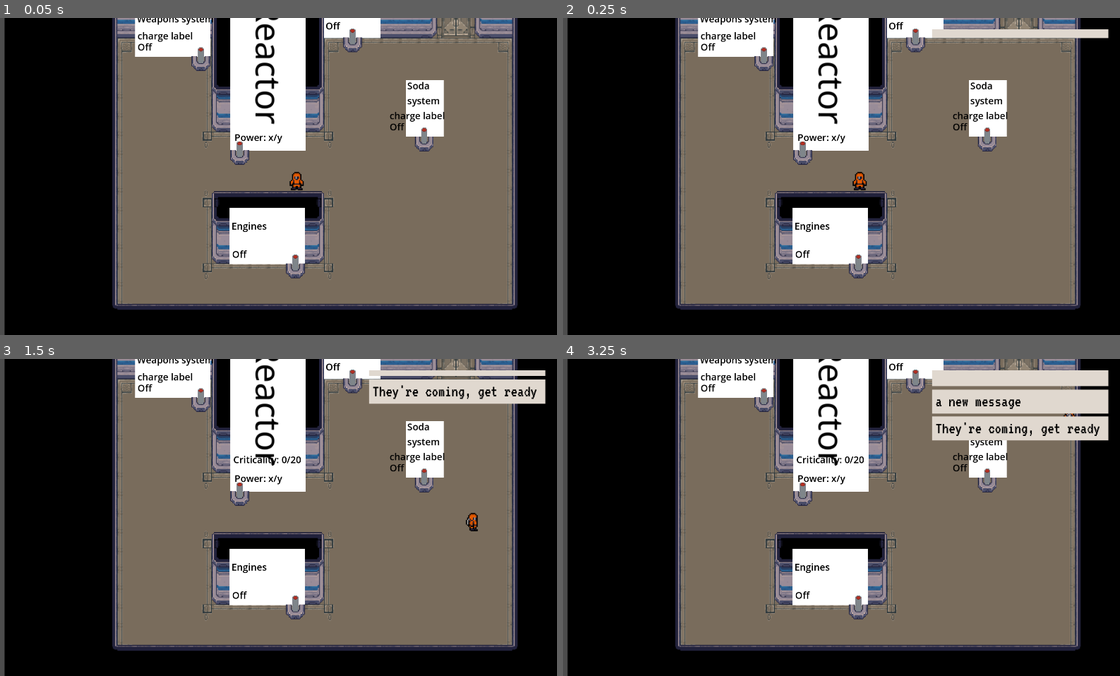
Above: before the commit, frames 1-4 (two rows, left to right).
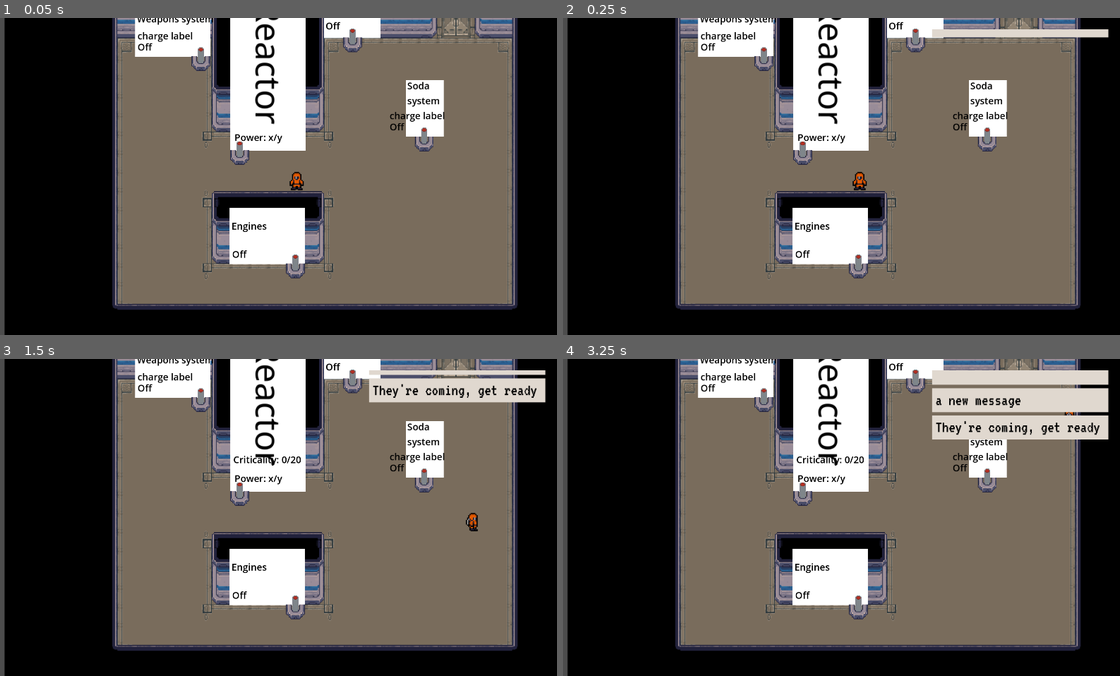
Above: after the commit, the same moments.

Repository: RichTeaMan/not-on-my-watch
Game: Godot game, scene res://scenes/engineering-room.tscn
Same seed, same stepped clock (60 frames per second), same inputs: the game is played once before the commit and once after it.
Inputs:
- Up to frame 1 (0.05 s): no input
- Up to frame 2 (0.25 s): no input
- Up to frame 3 (1.5 s): hold D (right) 0.53-1.28 s; tap E (action) at 0.6, 1.35 s; hold Page Down (ui_page_down) from 1.28 s (still down)
- Up to frame 4 (3.25 s): release Page Down (ui_page_down) at 2.03 s; hold D (right) 2.03-2.78 s; tap E (action) at 2.1, 2.85 s; tap Enter at 2.75 s; hold W (up) from 2.78 s (still down)

Frame 1 is identical in both runs. In frame 2, 0.1% of the frame differs, in the area x 66-98%, y 6-7%; in frame 3, 0.9%; in frame 4, 1.5%, in the area x 66-98%, y 8-26%.

Commit message:
Messages now queue so only one appears at a time.

Diff:
--- a/singletons/ui.gd
+++ b/singletons/ui.gd
@@ -8,11 +8,28 @@
 var off_screen_tween_interval = 0.6
 var comm_message_expire_time_seconds = 5.0
 
+var message_queue: Array[String] = []
+
 func _ready() -> void:
     %game_over.visible = false
     Global.on_game_over.connect(_on_game_over)
 
+func _process(_delta: float):
+    if message_queue.size() > 0 && comm_messages_ready():
+        _add_comm_message(message_queue.pop_front())
+
 func add_comm_message(message: String) -> void:
+    message_queue.push_back(message)
+
+func comm_messages_ready() -> bool:
+    var add_comm = true
+    for m: CommsMessage in commMessages.get_children():
+        if m.is_growing:
+            add_comm = false
+            break
+    return add_comm
+
+func _add_comm_message(message: String) -> void:
     Log.info("Msg: %s" % message)
     var commsMessage: CommsMessage = commMessageScene.instantiate()
     commMessages.add_child(commsMessage)
--- a/ui/comms-message/comms_message.gd
+++ b/ui/comms-message/comms_message.gd
@@ -5,6 +5,7 @@
 @onready var label: Label = %"message-label"
 @onready var margin: MarginContainer = %message_margin
 
+var is_growing = false
 var grow_time = 0.5
 var grow_size = 40
 var grow_interval = 0
@@ -17,7 +18,7 @@
 func _process(delta: float):
     if moving_off_screen:
         return
-    if remaining_grow_time == 0.0:
+    if !is_growing:
         expiry_time -= delta
         if expiry_time <= 0.0:
             move_off_screen()
@@ -28,6 +29,7 @@
     else:
         label["theme_override_constants/margin_bottom"] = padding
     if remaining_grow_time < 0.0:
+        is_growing = false
         remaining_grow_time = 0.0
         custom_minimum_size.y = grow_size
 
@@ -58,6 +60,7 @@
     custom_minimum_size.y = 0.0
     size.y = 0
     remaining_grow_time = grow_time
+    is_growing = true
 
 func set_expiry_time(p_expiry_time: int):
     expiry_time = p_expiry_time
